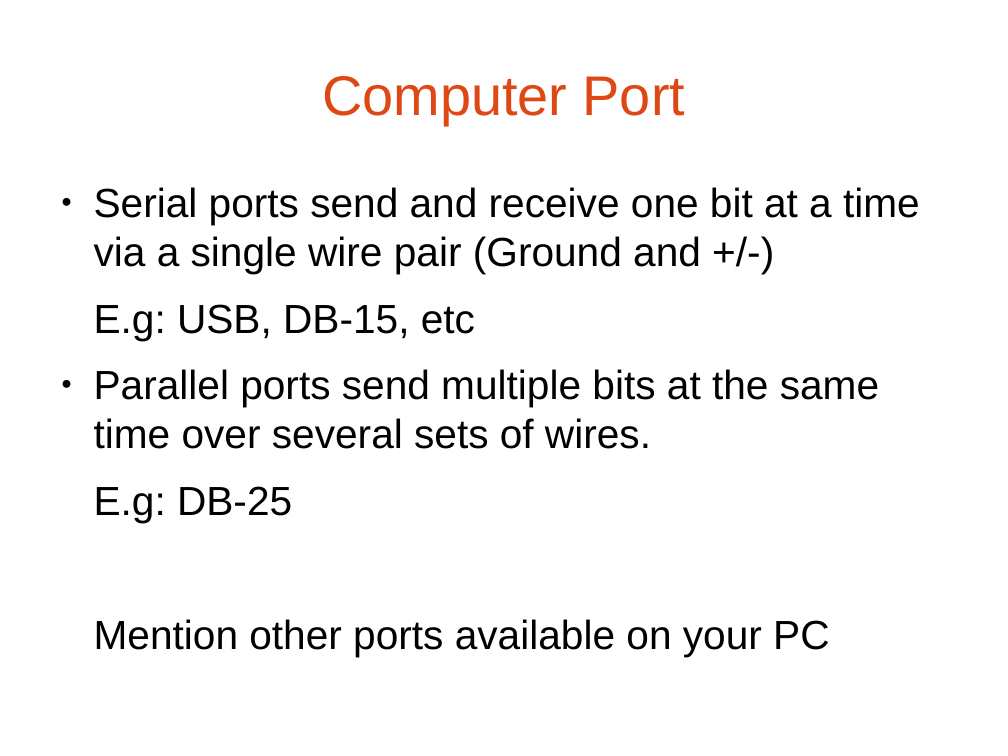
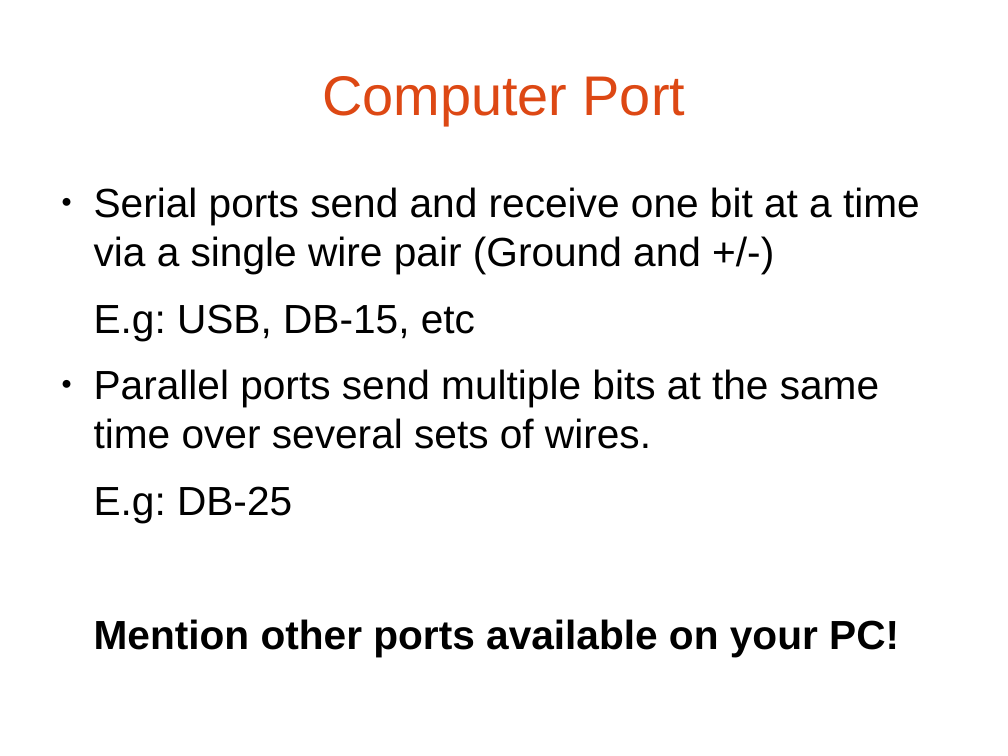
Before and after one commit to bagustris/TIK, a slide deck: slide 8 of tik-2.odp. Drawn at 1008x756 pixels with LibreOffice and Linux fonts; fonts in the diff are those of the drawing. Boxes give left, top, right and bottom in pixels: in the first picture for what was removed or moved away, otherwise in the second. Text is boxed around its words. In the diff, an @@ line names an element or a change of style, - is before the commit and + after.

```diff
--- a/tik-2.odp
+++ b/tik-2.odp
@@ text at (94,619,899,656): text changed; bold on @@
-Mention other ports available on your PC
+Mention other ports available on your PC!
```
Also in this commit, not shown: 2 other slides changed, 2 slides added, 1 slide removed.
